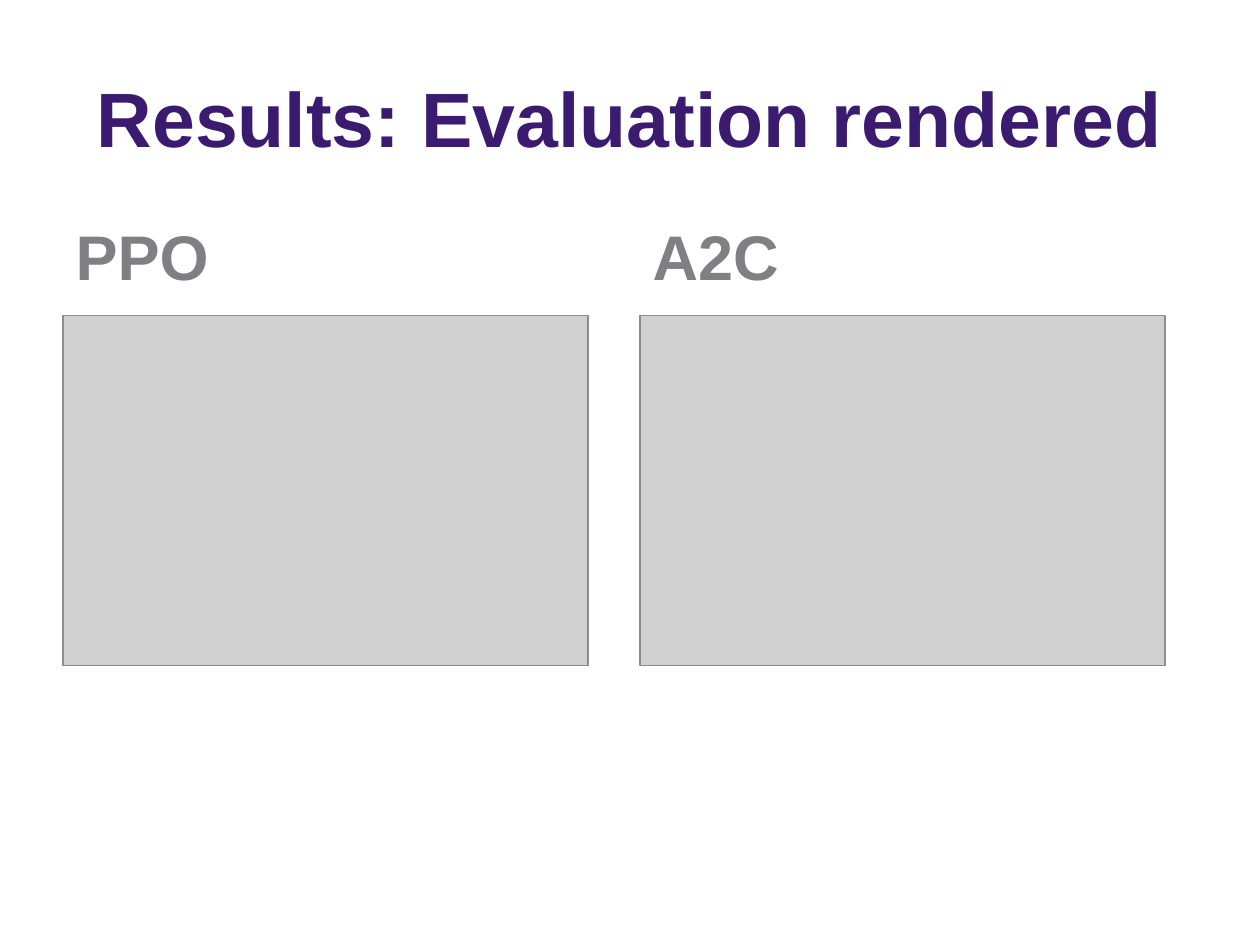
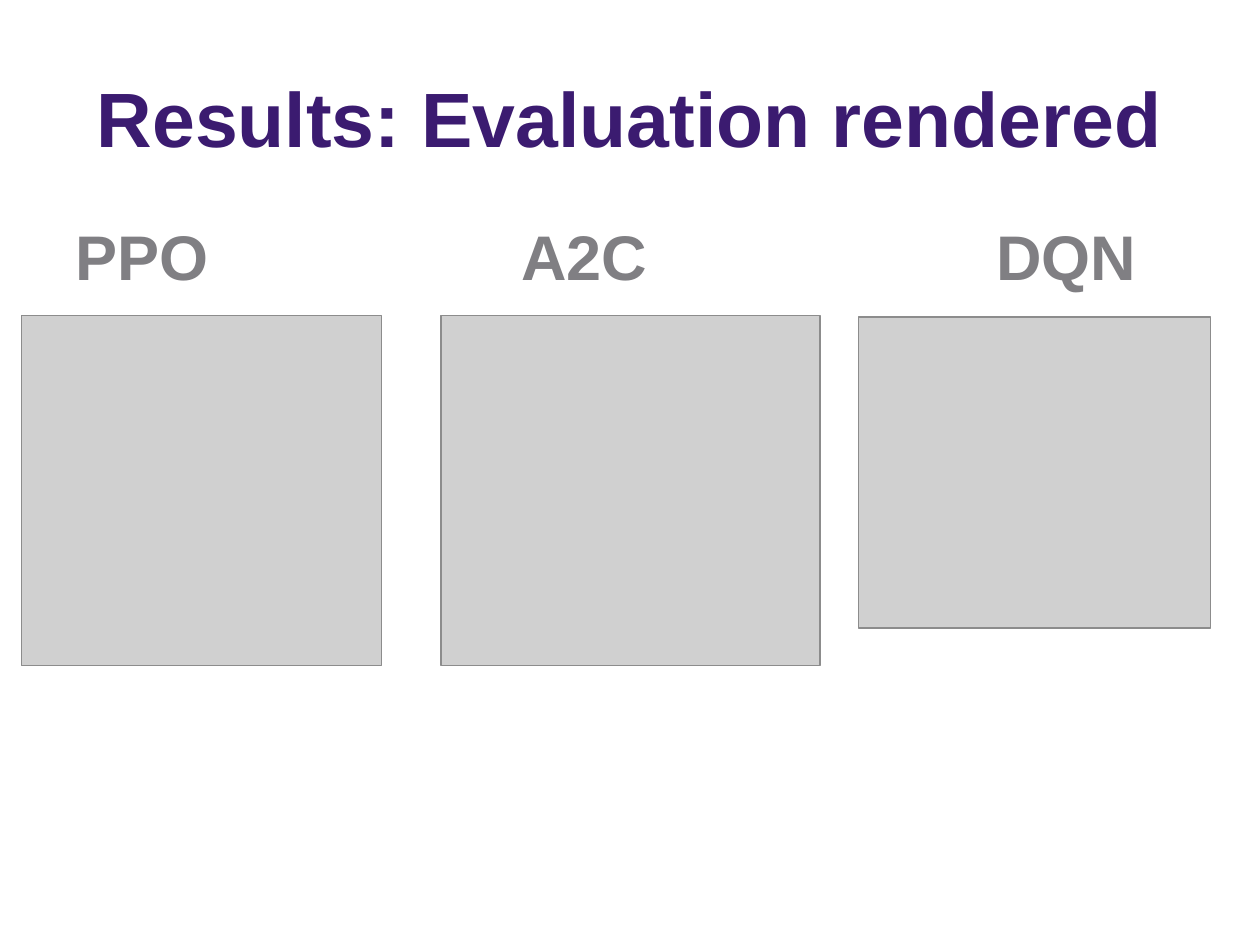
Before and after one commit to jifarh/rl_project, a slide deck: slide 12 of presentation/XRL_project_ppt.pptx. Drawn at 1260x945 pixels with LibreOffice and Linux fonts; fonts in the diff are those of the drawing; grey boxes stand for pictures; background and template pictures are left out. Boxes give left, top, right and bottom in pixels: in the first picture for what was removed or moved away, otherwise in the second. Text is boxed around its words. In the diff, an @@ line names an element or a change of style, - is before the commit and + after.

Commit message:
ppt update

```diff
--- a/presentation/XRL_project_ppt.pptx
+++ b/presentation/XRL_project_ppt.pptx
@@ text at bbox=[521, 236, 1136, 292]: text changed @@
-A2C
+A2C DQN
@@ picture: place and size @@
-picture at bbox=[63, 316, 588, 667]
+picture at bbox=[21, 316, 382, 667]
@@ picture: place and size @@
-picture at bbox=[640, 316, 1166, 667]
+picture at bbox=[441, 316, 820, 667]
@@ picture added at bbox=[859, 318, 1211, 629] @@
```
Also in this commit, not shown: 1 other slide changed, 1 other file.
